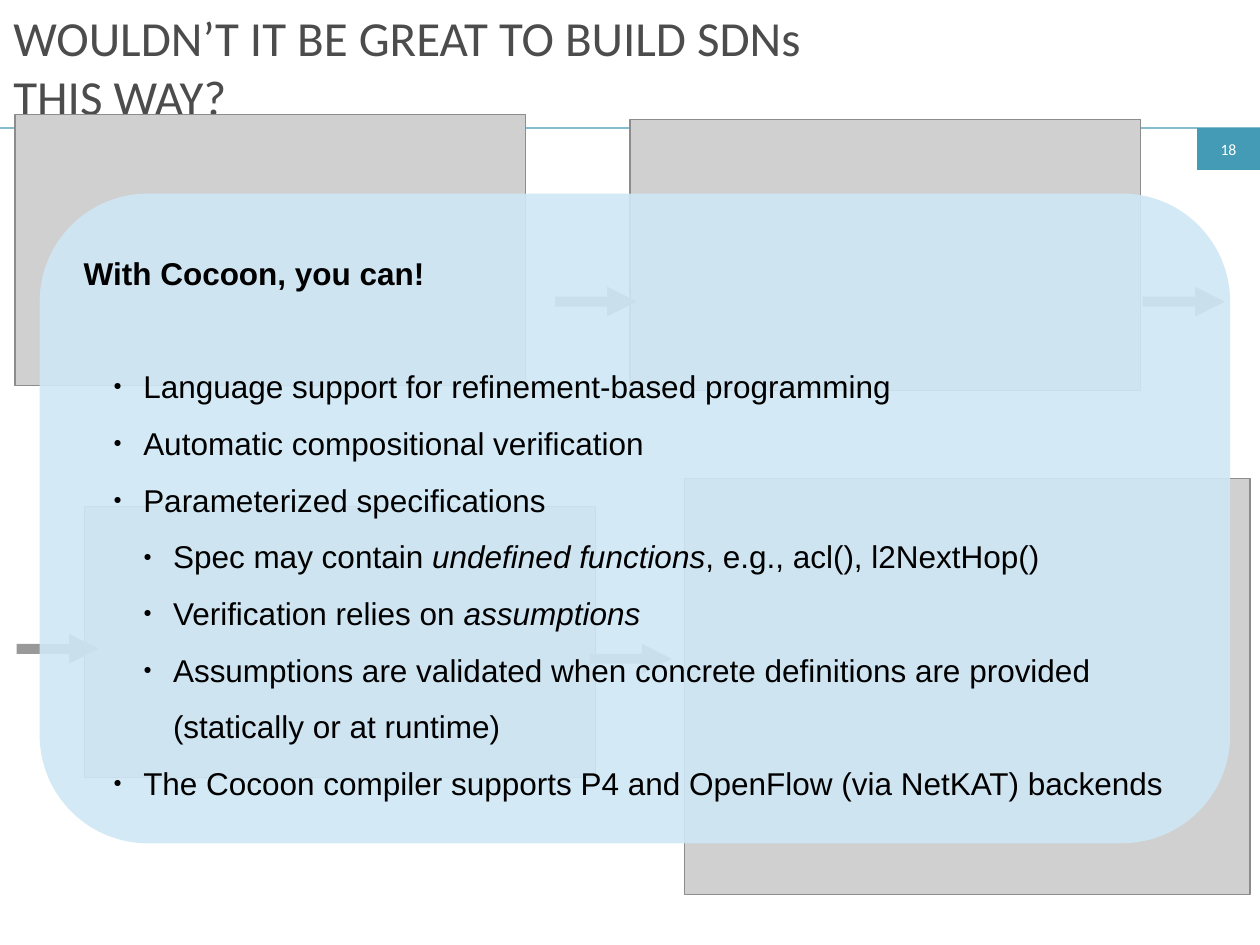
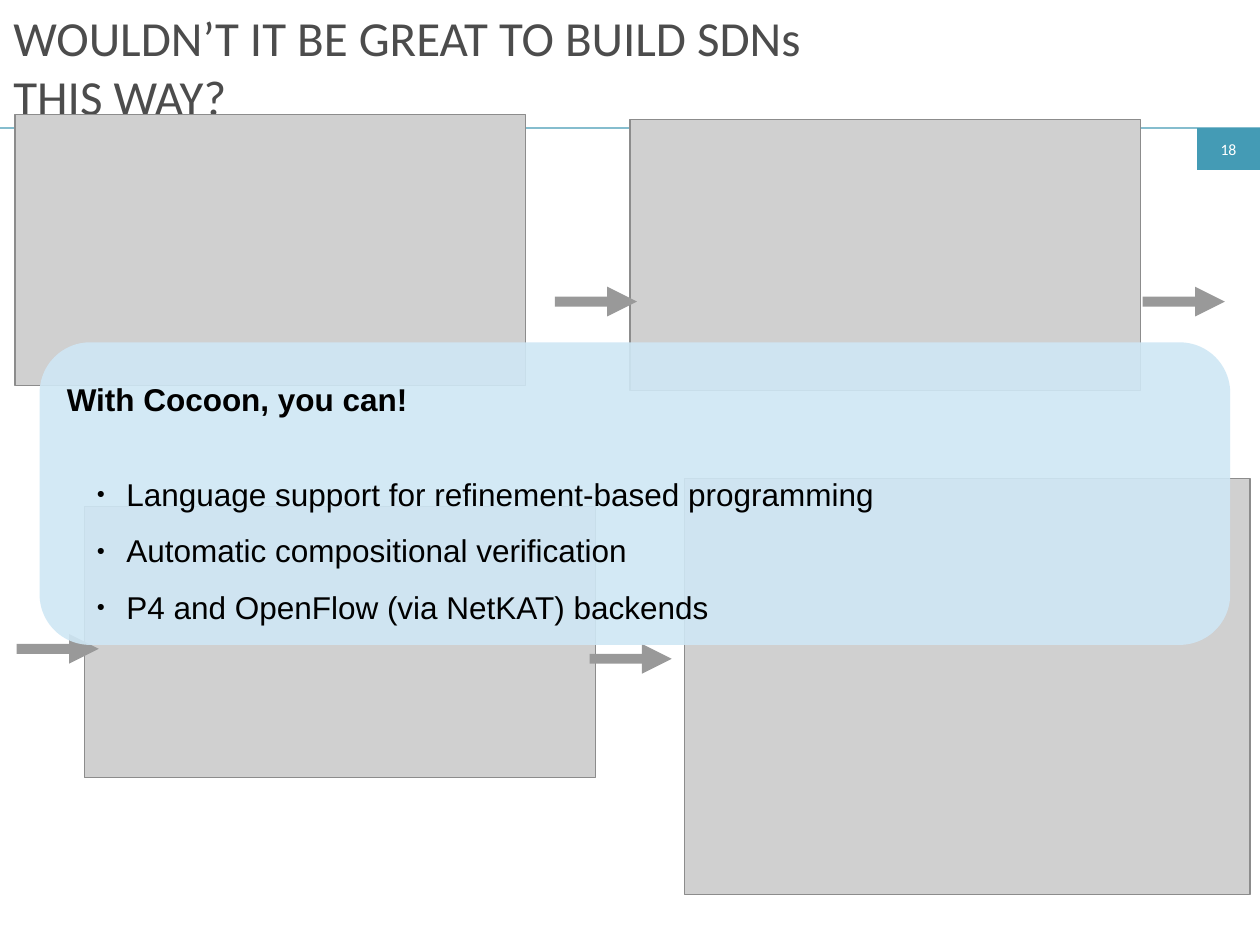
Before and after one commit to ryzhyk/cocoon, a slide deck: slide 18 of doc/netpl16/talk/cocoon.odp. Drawn at 1260x945 pixels with LibreOffice and Linux fonts; fonts in the diff are those of the drawing; grey boxes stand for pictures. Boxes give left, top, right and bottom in pixels: in the first picture for what was removed or moved away, otherwise in the second. Text is boxed around its words. In the diff, an @@ line names an element or a change of style, - is before the commit and + after.

```diff
--- a/doc/netpl16/talk/cocoon.odp
+++ b/doc/netpl16/talk/cocoon.odp
@@ rounded rectangle "With Cocoon, you can!": place and size @@
-rounded rectangle "With Cocoon, you can!" at box(39, 194, 1230, 844)
+rounded rectangle "With Cocoon, you can!" at box(39, 343, 1230, 645)
@@ text in rounded rectangle at box(126, 596, 709, 625): text changed @@
-  ● Parameterized specifications
-    ● Spec may contain undefined functions, e.g., acl(), l2NextHop()
-    ● Verification relies on assumptions
-    ● Assumptions are validated when concrete definitions are provided (statically or at runtime)
-  ● The Cocoon compiler supports P4 and OpenFlow (via NetKAT) backends
+  ● P4 and OpenFlow (via NetKAT) backends
```
Also in this commit, not shown: 10 other slides changed, 2 slides added, 2 other files.
